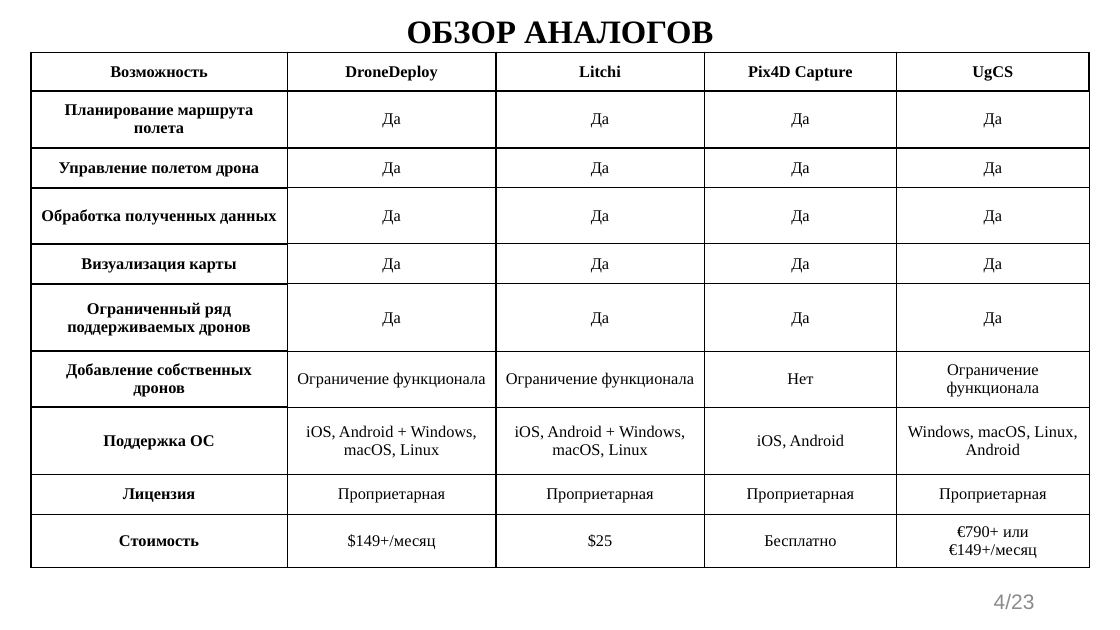
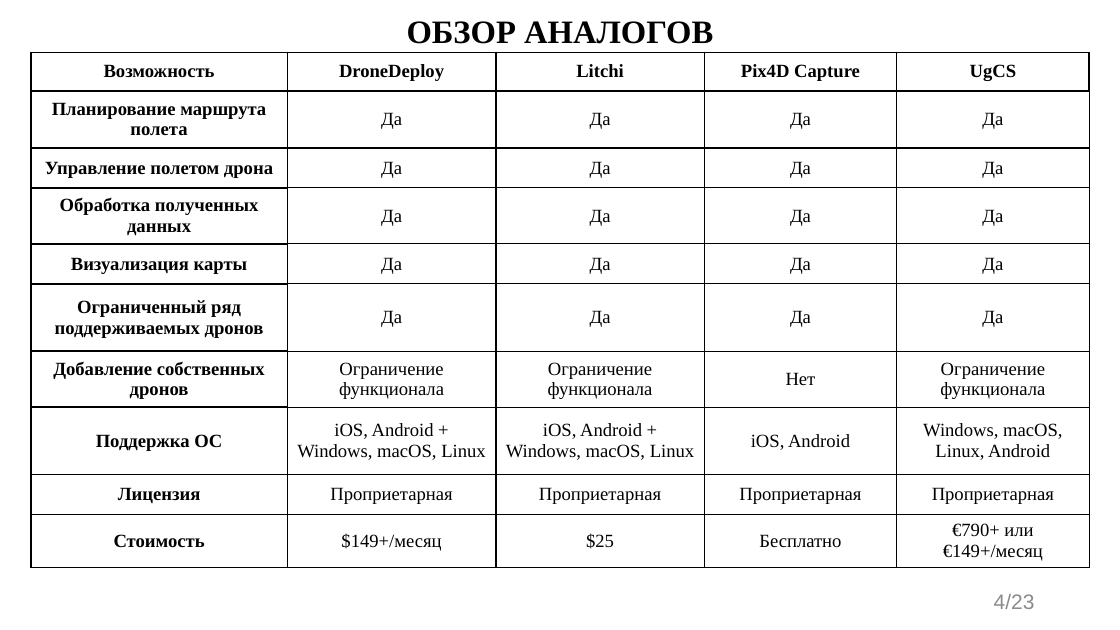
Before and after one commit to evgenkot/uav-route-calculation, a slide deck: slide 4 of doc/GQW/Raschupkin_EV_UAV_Route_Planning.pptx. Drawn at 1120x630 pixels with LibreOffice and Linux fonts; fonts in the diff are those of the drawing. Boxes give left, top, right and bottom in pixels: in the first picture for what was removed or moved away, otherwise in the second. Text is boxed around its words. In the diff, an @@ line names an element or a change of style, - is before the commit and + after.

```diff
--- a/doc/GQW/Raschupkin_EV_UAV_Route_Planning.pptx
+++ b/doc/GQW/Raschupkin_EV_UAV_Route_Planning.pptx
@@ table at (31, 52, 1089, 568) @@
@@ size 14 to 16 pt @@
```
Also in this commit, not shown: 1 other slide changed.
